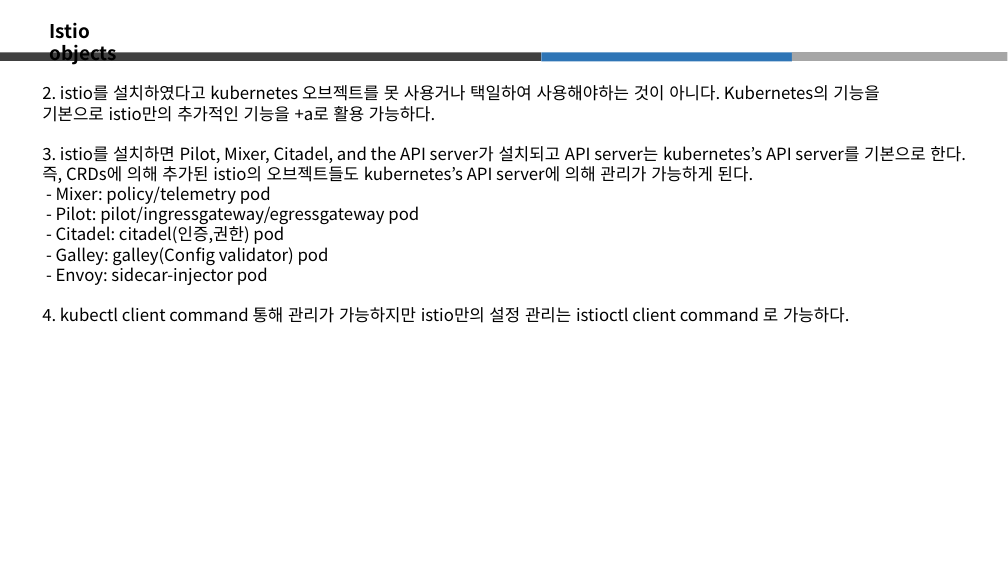
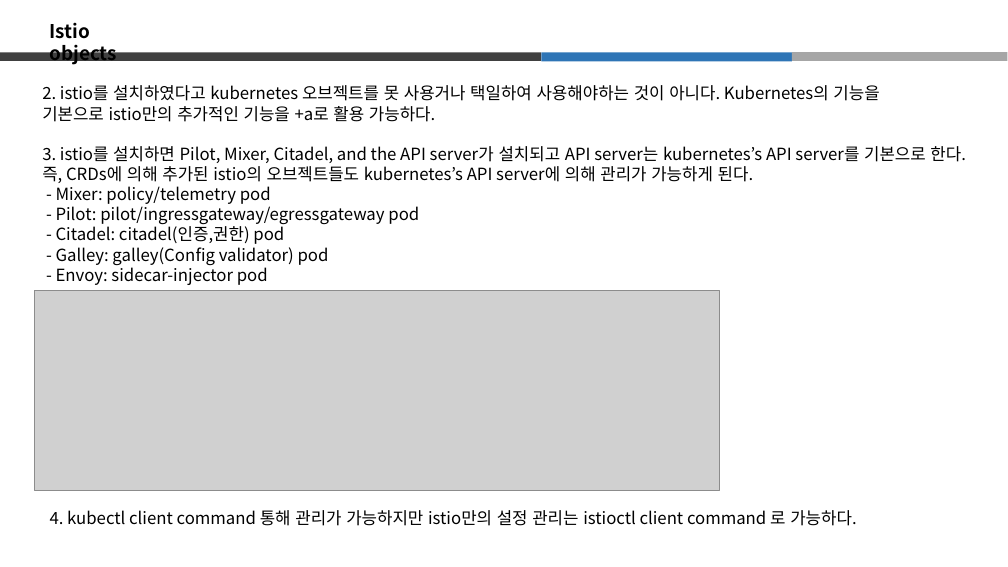
Before and after one commit to hkkkkq/fjfffffdsfdasfdsafdsafjfffffdsfdasfdsafdsafjfffffdsfdasfdsafdsafjfffffdsfdasfdsafdsa, a slide deck: slide 7 of deliverables/13. Tech Support/istio/Istio 소개.pptx (slide 6 before the commit). Drawn at 1008x567 pixels with LibreOffice and Linux fonts; fonts in the diff are those of the drawing; grey boxes stand for pictures. Boxes give left, top, right and bottom in pixels: in the first picture for what was removed or moved away, otherwise in the second. Text is boxed around its words. In the diff, an @@ line names an element or a change of style, - is before the commit and + after.

```diff
--- a/deliverables/13. Tech Support/istio/Istio 소개.pptx
+++ b/deliverables/13. Tech Support/istio/Istio 소개.pptx
@@ picture added at [35, 290, 719, 490] @@
@@ text at [42, 307, 849, 323]: paragraph removed @@
-4. kubectl client command 통해 관리가 가능하지만 istio만의 설정 관리는 istioctl client command 로 가능하다.
@@ text added at [50, 510, 856, 526], 16 pt, text #000000 @@
+4. kubectl client command 통해 관리가 가능하지만 istio만의 설정 관리는 istioctl client command 로 가능하다.
```
Also in this commit, not shown: 5 other slides changed, 3 slides added, 2 other files.
